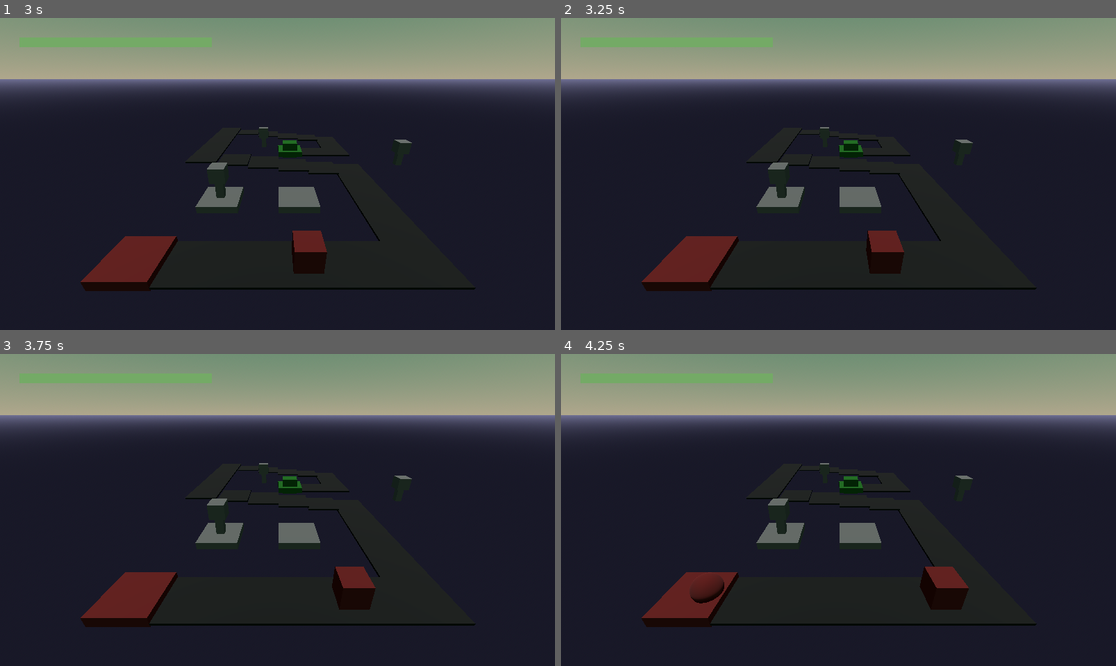
Above: before the commit, frames 1-4 (two rows, left to right).
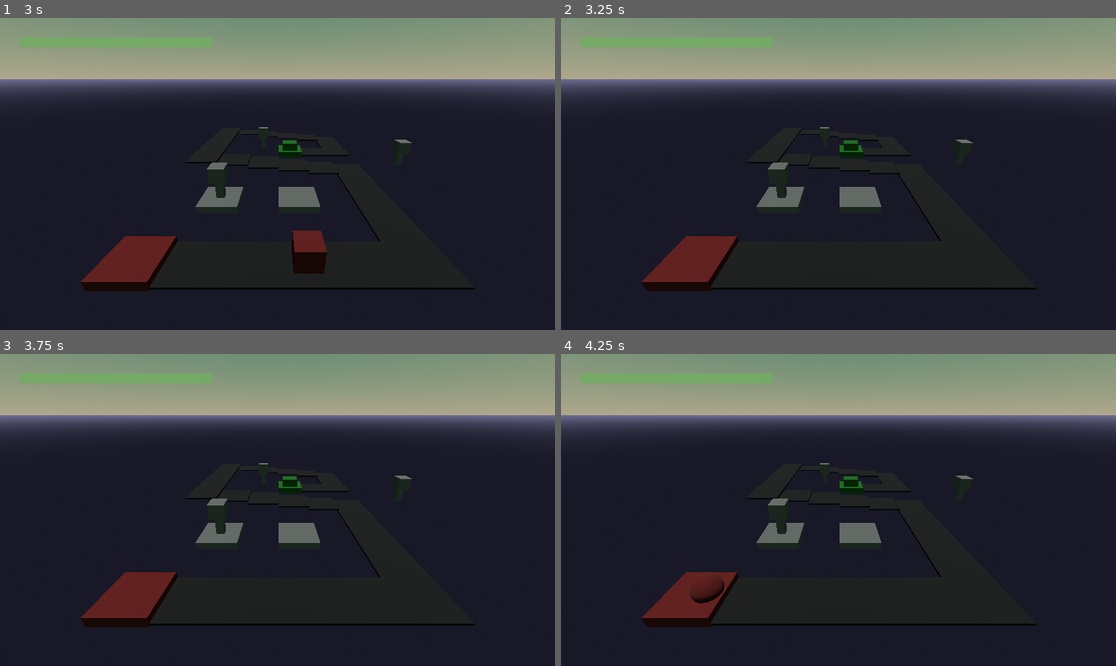
Above: after the commit, the same moments.

Repository: gpergrossi/ludum-dare-59
Game: Godot game, scene res://Scenes/main.tscn
Two runs of this game, one before a commit and one after it. Both use one fixed random seed, a clock stepped at 60 frames per second and the inputs below.
Inputs:
- Up to frame 1 (3 s): no input
- Up to frame 2 (3.25 s): no input
- Up to frame 3 (3.75 s): no input
- Up to frame 4 (4.25 s): no input

Frame 1 is identical in both runs. In frame 2, 0.8% of the frame differs, in the area x 54-62%, y 68-82%; in frame 3, 0.9%; in frame 4, 1.0%, in the area x 64-74%, y 68-82%.

Commit message:
10x tower damage, so the damage dealt is noticeable

Diff:
--- a/Code/tower.gd
+++ b/Code/tower.gd
@@ -22,7 +22,7 @@
 			refresh_range()
 
 # Damage dealt per tower firing.
-@export var damage := 1.0
+@export var damage := 10.0 # Probably needs editing per-tower, and depending on pitch/enemy type, etc.
 
 func refresh_range() -> void:
 	if not is_node_ready(): return
